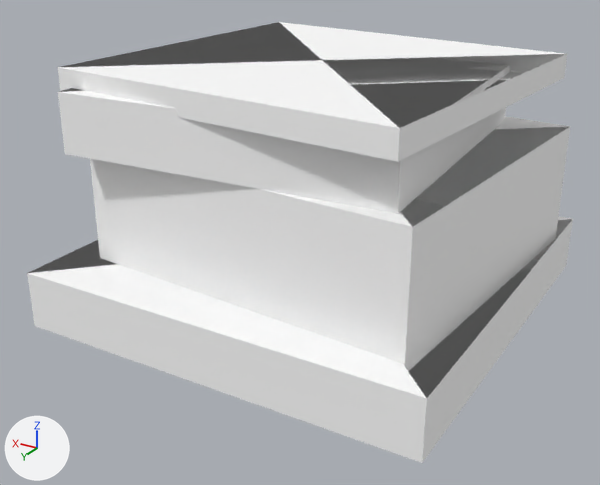
Renders of the glTF model art/structs/cover4.scrap.glb from each side of a commit.
The view is the same before and after, from a 50 mm camera at (-4.07, 7.21, 3.86) aimed at (0.07, 0.32, 0.42). Arrows for +X, +Y and +Z are at lower left; the lights stay in place. The picture after the commit comes second. Vertices at exactly the same position are counted once.

The first picture shows 'struct.cover4.scrap'.
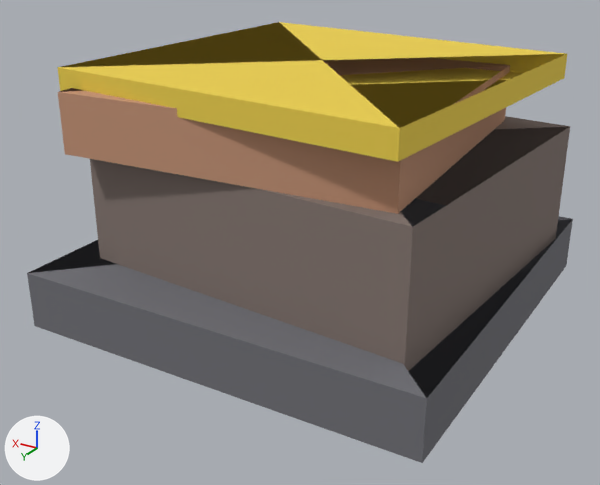
Boxes (x1, y1, x2, y2) around the edits, measured in the pictures (600 x 485 px):
part 1 of me_struct_cover4_scrap, recoloured (white to grey)
    both: (27, 116, 573, 463)
part 2 of me_struct_cover4_scrap, recoloured (white to brown)
    both: (58, 57, 510, 214)
part 3 of me_struct_cover4_scrap, recoloured (darker)
    both: (58, 22, 567, 162)

The change, as a list of edits to the scene's bpy script:
```text
Change me_struct_cover4_scrap:
    where me_struct_cover4_scrap.from_pydata(...)  # 32 vertices, 48 faces; spans x -2.15..2.15, y -2.15..2.15, z -0.3..2.28
    used by ob_struct_cover4_scrap; location = (0.0, 0.0, 0.0)
    me_struct_cover4_scrap part 1: 24 faces centred in x -2.15..2.15, y -2.15..2.15, z -0.3..1.5 are repainted in the vertex colours; the middle colour goes from white #ffffff to grey #7b7373
    me_struct_cover4_scrap part 2: 12 faces centred in x -1.53..1.93, y -1.53..1.73, z 1.5..2.1 are repainted in the vertex colours; the middle colour goes from white #ffffff to brown #c49376
    me_struct_cover4_scrap part 3: 12 faces centred in x -1.89..1.89, y -1.79..1.79, z 2.03..2.28 are repainted in the vertex colours; the middle colour goes from white #ffffff to yellow #edd04b
```
